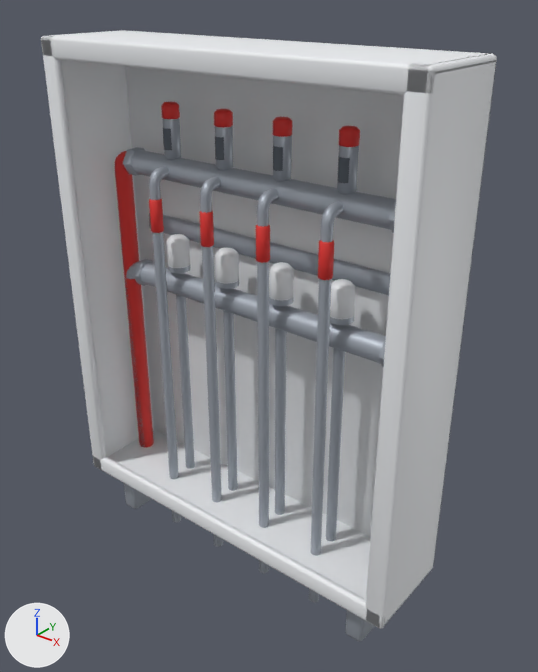
One commit to the glTF model app/web/public/modelle/heizung.fbh_kreis.glb: the scene before it, then after it.
The view is the same before and after, from a 50 mm camera at (0.639, -0.743, 0.876) aimed at (0.028, 0.021, 0.403). The lights are fixed; the arrows at lower left show +X, +Y and +Z. The picture after the commit comes second. Vertices at exactly the same position are counted once.

Objects in the first picture: 'heizung.fbh_kreis'.
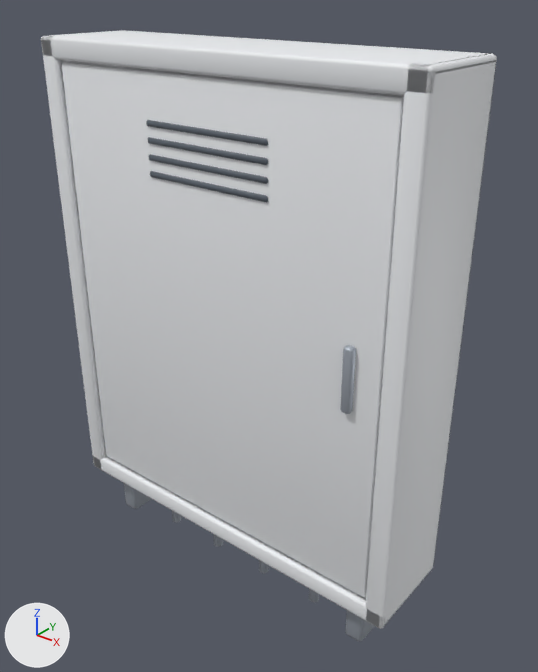
Pixel boxes [x1, y1, x2, y2] of what changed, in the pictures (538 x 672 px):
part 1 of me_heizung_fbh_kreis, added: after [146, 120, 268, 146]
part 2 of me_heizung_fbh_kreis, added: after [148, 137, 268, 165]
part 3 of me_heizung_fbh_kreis, added: after [149, 154, 268, 184]
part 4 of me_heizung_fbh_kreis, added: after [150, 171, 268, 202]
part 5 of me_heizung_fbh_kreis, added: after [340, 345, 356, 414]
part 6 of me_heizung_fbh_kreis, added: after [62, 62, 404, 597]

Patch to the scene script:
```diff
--- a/app/web/public/modelle/heizung.fbh_kreis.glb.py
+++ b/app/web/public/modelle/heizung.fbh_kreis.glb.py
@@ me_heizung_fbh_kreis @@
 # used by ob_heizung_fbh_kreis; location = (0.0, 0.0, 0.0)
-me_heizung_fbh_kreis.from_pydata(...)  # 2604 vertices, 5122 faces; spans x -0.3..0.3, y -0.077..0.075, z 0.0..0.8
+me_heizung_fbh_kreis.from_pydata(...)  # 2812 vertices, 5514 faces; spans x -0.3..0.3, y -0.081..0.075, z 0.0..0.8
+# me_heizung_fbh_kreis part 1: the loose piece of 24 vertices spanning x -0.25..0.25, y 0.051..0.061, z 0.5..0.53 is copied, and the copy is scaled about its middle by (0.399, 0.385, 0.232), then moved by (0.0, -0.128, 0.189), in mat_dunkel (greyish blue #5e6670); it spans x -0.1..0.1, y -0.074..-0.07, z 0.7..0.708
+# me_heizung_fbh_kreis part 2: the loose piece of 24 vertices spanning x -0.25..0.25, y 0.051..0.061, z 0.5..0.53 is copied, and the copy is scaled about its middle by (0.399, 0.385, 0.232), then moved by (0.0, -0.128, 0.167), in mat_dunkel (greyish blue #5e6670); it spans x -0.1..0.1, y -0.074..-0.07, z 0.678..0.686
+# me_heizung_fbh_kreis part 3: the loose piece of 24 vertices spanning x -0.25..0.25, y 0.051..0.061, z 0.5..0.53 is copied, and the copy is scaled about its middle by (0.399, 0.385, 0.232), then moved by (0.0, -0.128, 0.145), in mat_dunkel (greyish blue #5e6670); it spans x -0.1..0.1, y -0.074..-0.07, z 0.656..0.664
+# me_heizung_fbh_kreis part 4: the loose piece of 24 vertices spanning x -0.25..0.25, y 0.051..0.061, z 0.5..0.53 is copied, and the copy is scaled about its middle by (0.399, 0.385, 0.232), then moved by (0.0, -0.128, 0.123), in mat_dunkel (greyish blue #5e6670); it spans x -0.1..0.1, y -0.074..-0.07, z 0.634..0.642
+# me_heizung_fbh_kreis part 5: a new loose piece of 56 vertices spanning x 0.218..0.232, y -0.081..-0.069, z 0.395..0.485, in mat_detail (grey #a7aeb8)
+# me_heizung_fbh_kreis part 6: a new loose piece of 56 vertices spanning x -0.267..0.267, y -0.071..-0.061, z 0.113..0.767, in mat_gehaeuse (white #eef0f3)
 me_heizung_fbh_kreis.materials.append(mat_detail)
```
